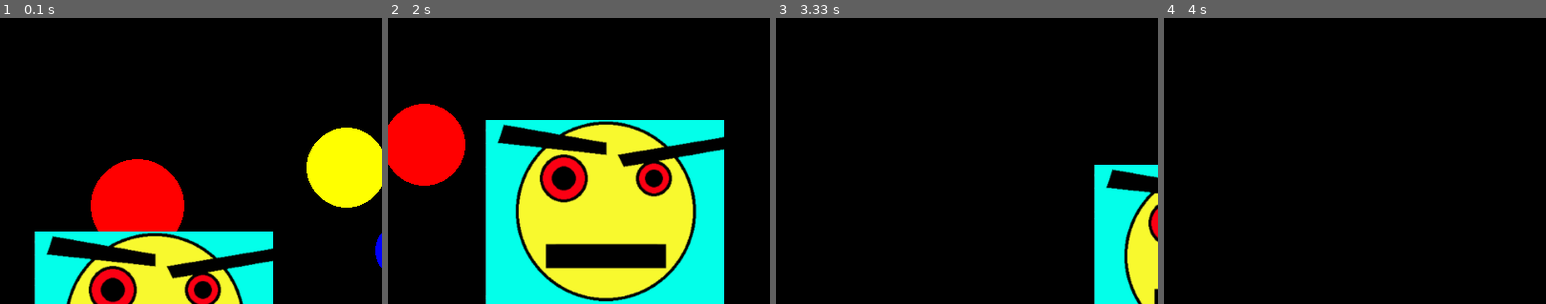
Above: before the commit, frames 1-4 (left to right).
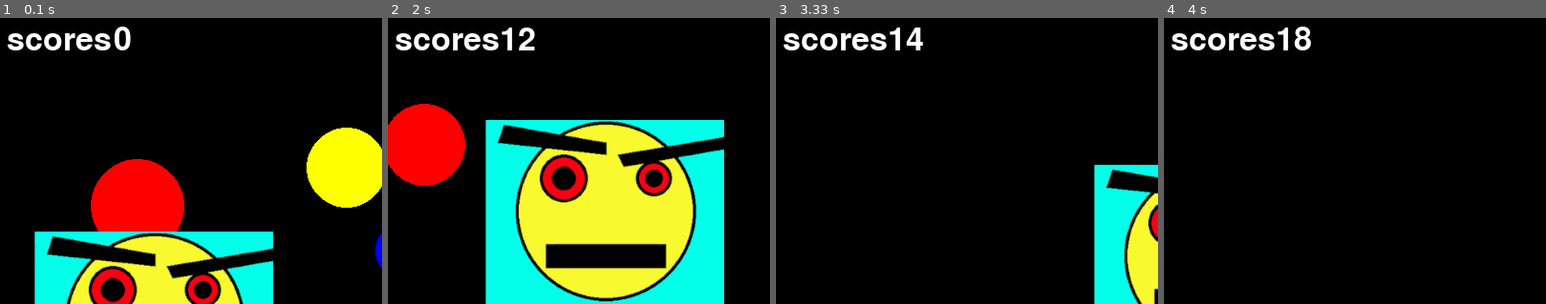
Above: after the commit, the same moments.

Repository: paxomiy/pygame22
Game: pygame game, started from ball3.py
Same seed, same stepped clock (60 frames per second), same inputs: the game is played once before the commit and once after it.
Inputs (mouse positions are % of the whole screen's width and height, from its top left):
- Up to frame 1 (0.1 s): no input
- Up to frame 2 (2 s): click (46, 54) at 0.38 s; click (50, 56) at 0.72 s; click (19, 35) at 1.05 s; click (24, 13) at 1.38 s; click (14, 47) at 1.72 s
- Up to frame 3 (3.33 s): click (36, 29) at 3.05 s
- Up to frame 4 (4 s): click (76, 41) at 3.38 s; click (81, 48) at 3.72 s
The pictures show only the part of the screen within x 2-52%, y 4-54%; the shares and areas given below are measured in that part.

The runs differ from the first frame. In frame 1, 1.3% of the frame differs, in the area x 2-35%, y 3-12%; in frame 2, 1.4%; in frame 3, 1.4%; in frame 4, 1.4%, in the area x 2-39%, y 3-12%.

Commit message:
Add files via upload

Diff:
--- a/ball3.py
+++ b/ball3.py
@@ -26,7 +26,7 @@
 r=[]
 smile=pygame.image.load('smile.png').convert()#
 smile_box=smile.get_rect()
-def new_balls():             #создание шаров
+def new_balls():    #создание шаров
     global x, y, r, speed_x, speed_y, balls,number
     number = randint(1, maxnumber)
     for i in range(number):
@@ -78,7 +78,7 @@
         return scores
 
 def click(event): #счетчик очков
-    global scores
+    global scores,f1,text1
     for i in range(number):
         if((balls[i][0]-event.pos[0])**2+(balls[i][1]-event.pos[1])**2)<=r[i]**2:
             scores += 1
@@ -97,11 +97,13 @@
 new_balls()#начальный выброс шаров
 while not finished:
     clock.tick(FPS)
+
     for event in pygame.event.get():
+
         if event.type == pygame.QUIT:
             finished = True
         elif event.type == pygame.MOUSEBUTTONDOWN:
-
+            click(event)
             print('Click!', 'scores=', scores)
             click(event)    #очки по кликам
             SmileClick(event)       # очки по смайлу
@@ -114,6 +116,10 @@
 
 
     screen.fill(BLACK)
+    f1 = pygame.font.Font(None, 50)
+    text1 = f1.render('scores'+str(scores), True, (255, 255, 255))
+    screen.blit(text1, (20, 30))
+    pygame.display.update()
     update_position()
     Smile()
     pygame.display.update()
